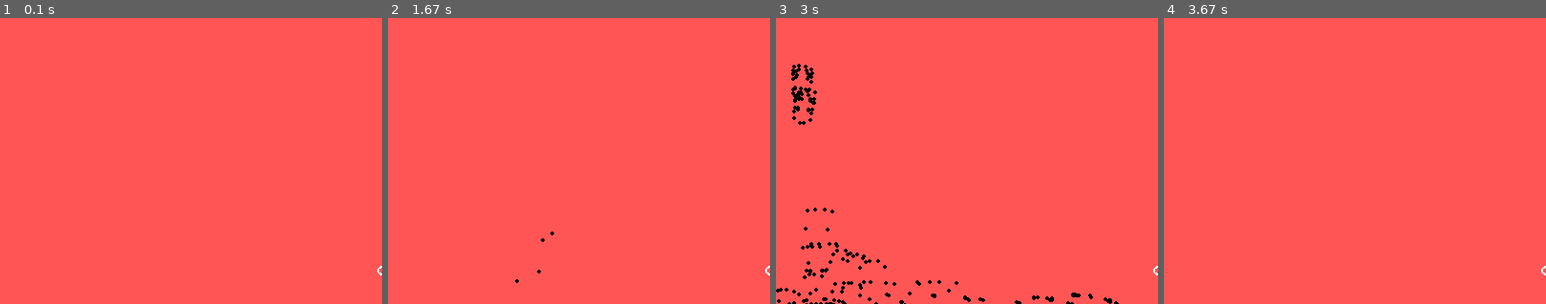
Above: before the commit, frames 1-4 (left to right).
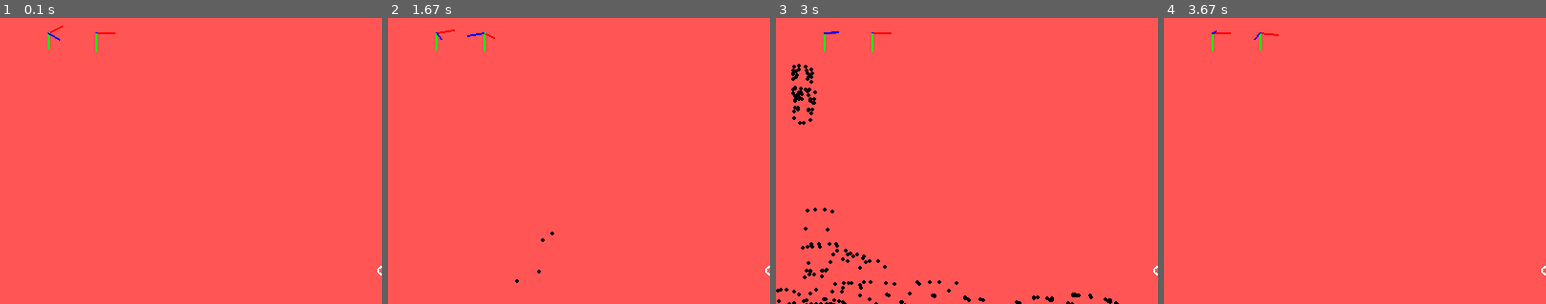
Above: after the commit, the same moments.

Repository: vitor-n/pygame-3D-graphics
Game: pygame game, started from main.py
Two runs of this game, one before a commit and one after it. Both use one fixed random seed, a clock stepped at 60 frames per second and the inputs below.
Inputs (mouse positions are % of the whole screen's width and height, from its top left):
- Up to frame 1 (0.1 s): no input
- Up to frame 2 (1.67 s): hold Right 0.33-0.8 s; move the mouse to (46, 54) at 0.37 s; hold Up 0.83-1.13 s; move the mouse to (82, 47) at 0.87 s; hold Right 1.17-1.63 s; move the mouse to (50, 56) at 1.2 s
- Up to frame 3 (3 s): hold Left 1.67-2.2 s; move the mouse to (26, 51) at 1.7 s; hold Down 2.23-2.53 s; move the mouse to (60, 72) at 2.27 s; hold Left 2.57-2.97 s; move the mouse to (19, 74) at 2.6 s
- Up to frame 4 (3.67 s): hold Up 3-3.37 s; move the mouse to (65, 15) at 3.03 s; hold Right from 3.4 s (still down); move the mouse to (87, 85) at 3.43 s
The pictures show only the part of the screen within x 0-50%, y 6-56%; the shares and areas given below are measured in that part.

The runs differ from the first frame. In frame 1, 0.1% of the frame differs, in the area x 12-31%, y 2-12%; in frame 2, 0.1%, in the area x 12-28%, y 4-12%; in frame 3, 0.1%; in frame 4, 0.1%.

Commit message:
axes indicators implemented.

Diff:
--- /dev/null
+++ b/axes_indicator.py
@@ -0,0 +1,27 @@
+from typing import Tuple
+import pygame
+from transforms import *
+
+class AxesIndicator:
+    def __init__(self, angles: Tuple, center: Tuple[int], line_size:int) -> None:
+        self.angle_x, self.angle_y, self.angle_z = angles
+        self.center = center
+        self.line_size = line_size
+
+    def update(self, new_angles):
+        self.angle_x, self.angle_y, self.angle_z = new_angles
+
+    def draw(self, screen: pygame.Surface):
+        projection_matrix = np.array(([1, 0, 0, 0], [0, 1, 0, 0]))
+        add_center_matrix = np.array(([self.center[0], self.center[1]],
+                                      [self.center[0], self.center[1]],
+                                      [self.center[0], self.center[1]],
+                                      [self.center[0], self.center[1]]))
+
+        projected_rotation = projection_matrix @ rotation_x(self.angle_x) @ rotation_y(self.angle_y) @ rotation_z(self.angle_z)
+        transposed_rotation = (projected_rotation * self.line_size).transpose()
+        lines_end_positions = (transposed_rotation + add_center_matrix).tolist()
+
+        pygame.draw.line(screen, "red", self.center, lines_end_positions[0], 2)
+        pygame.draw.line(screen, "green", self.center, lines_end_positions[1], 2)
+        pygame.draw.line(screen, "blue", self.center, lines_end_positions[2], 2)
--- a/main.py
+++ b/main.py
@@ -7,6 +7,7 @@
 from input_handler import mouse_handler, keyboard_handler
 from camera import Camera
 from object_3d import Object_3D
+from axes_indicator import AxesIndicator
 
 width = 800
 height = 600
@@ -21,7 +22,10 @@
 pygame.mouse.set_visible(0)
 
 camera = Camera()
+camera_axes = AxesIndicator((camera.angle_x, camera.angle_y, camera.angle_z),(50, 50), 20)
+
 obj = Object_3D("cessna.obj", (0, 0, 0))
+object_axes = AxesIndicator((obj.angle_x, obj.angle_y, obj.angle_z), (100, 50), 20)
 
 t = 0
 fov = 100
@@ -55,6 +59,12 @@
 
     obj.draw(screen, width, height, final_matrix)
 
+    camera_axes.update((camera.angle_x, camera.angle_y, camera.angle_z))
+    camera_axes.draw(screen)
+
+    object_axes.update((obj.angle_x, obj.angle_y, obj.angle_z))
+    object_axes.draw(screen)
+
     pygame.draw.circle(screen, "white", (width//2, height//2), 5, 2)
 
     pygame.display.update()
